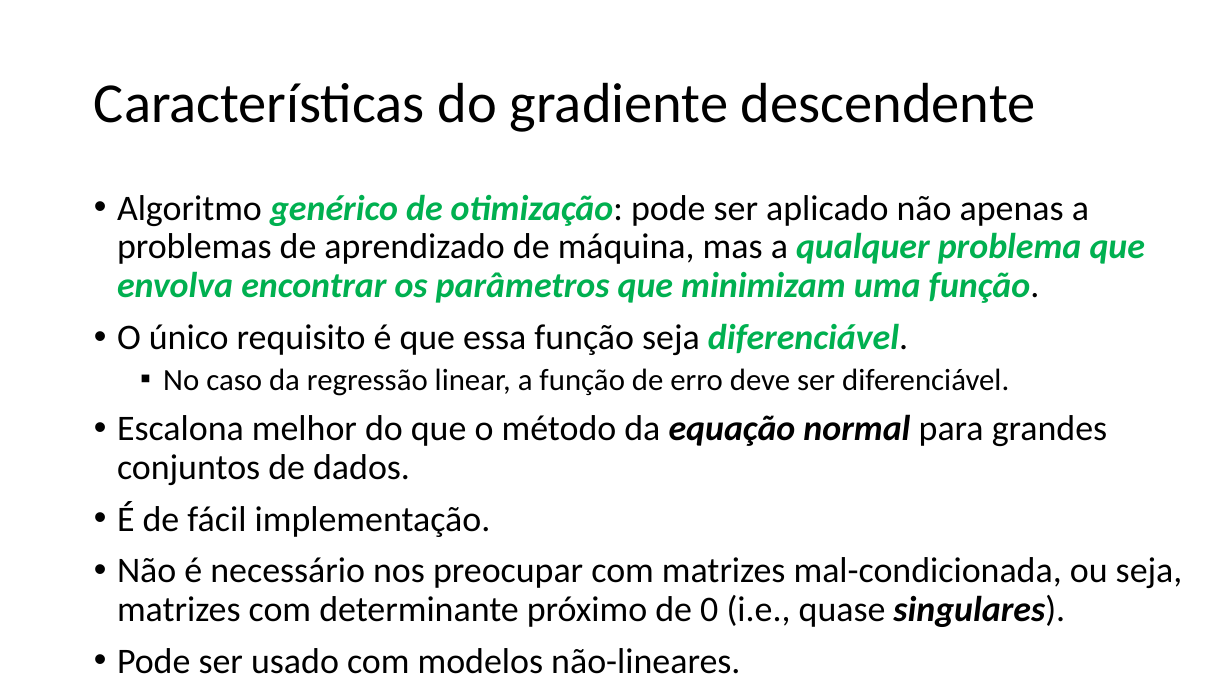
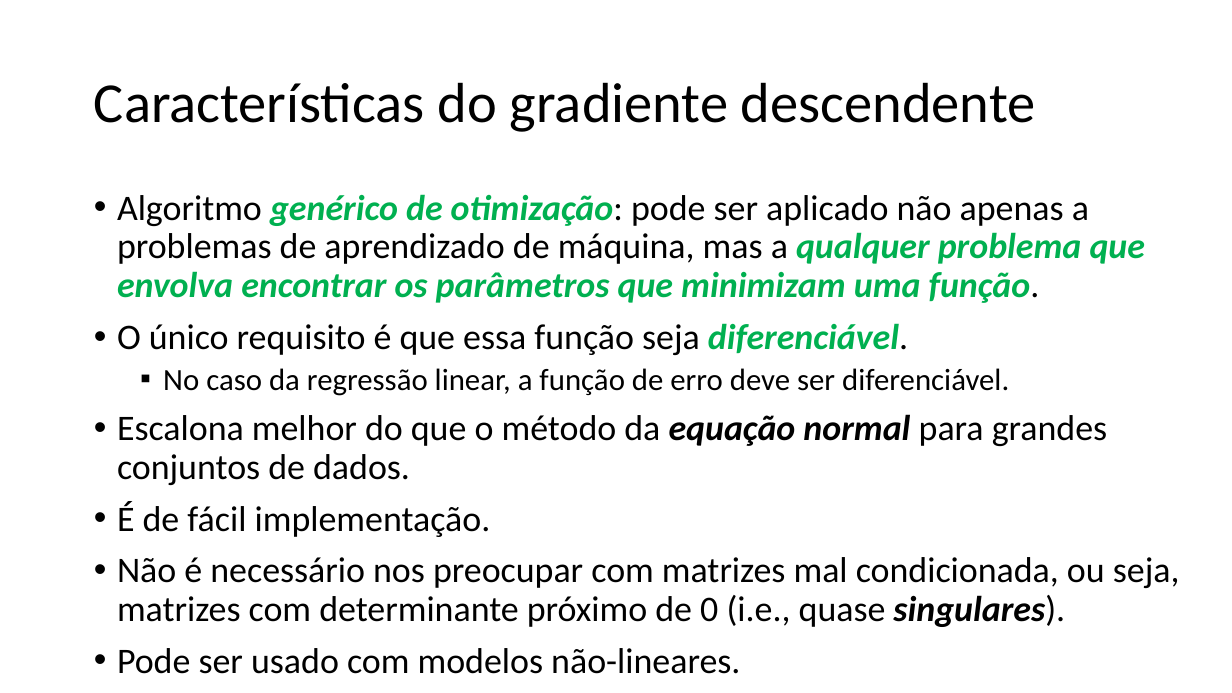
Before and after one commit to zz4fap/t319_aprendizado_de_maquina, a slide deck: slide 19 of slides/T319_Regressão_Linear (Parte II).pptx. Drawn at 1232x693 pixels with LibreOffice and Linux fonts; fonts in the diff are those of the drawing. Boxes give left, top, right and bottom in pixels: in the first picture for what was removed or moved away, otherwise in the second. Text is boxed around its words. In the diff, an @@ line names an element or a change of style, - is before the commit and + after.

Commit message:
update of slides

```diff
--- a/slides/T319_Regressão_Linear (Parte II).pptx
+++ b/slides/T319_Regressão_Linear (Parte II).pptx
@@ text at bbox=[117, 557, 1180, 627]: text changed @@
-• Não é necessário nos preocupar com matrizes mal-condicionada, ou seja, matrizes com determinante próximo de 0 (i.e., quase singulares).
+• Não é necessário nos preocupar com matrizes mal condicionada, ou seja, matrizes com determinante próximo de 0 (i.e., quase singulares).
```
Also in this commit, not shown: 3 other slides changed.
